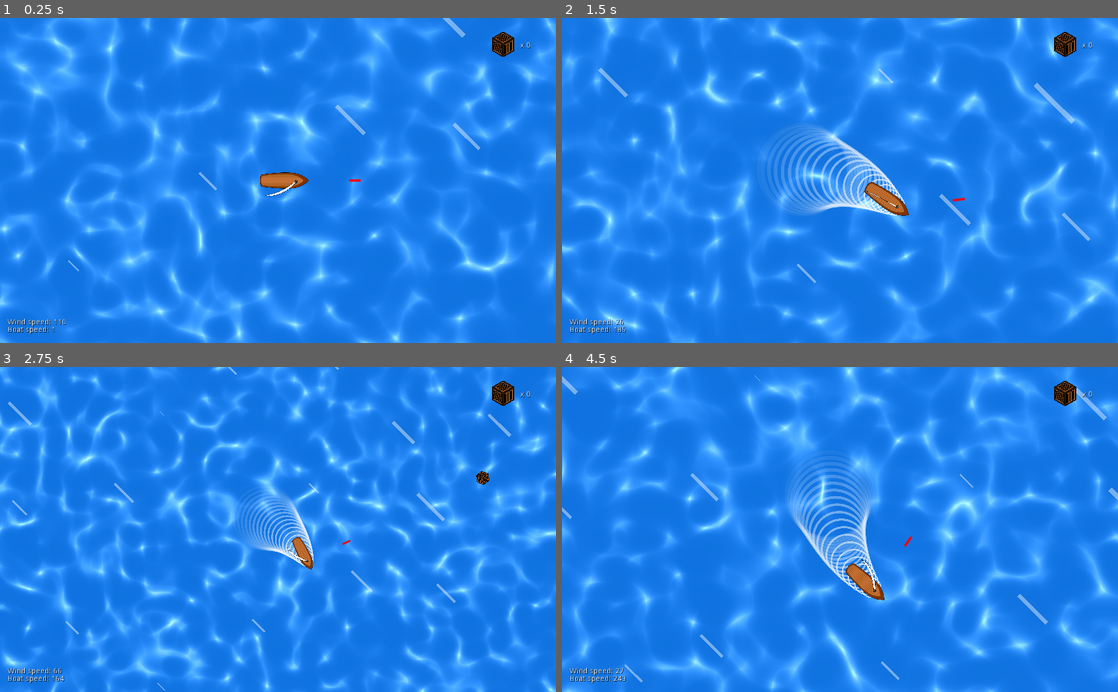
Above: before the commit, frames 1-4 (two rows, left to right).
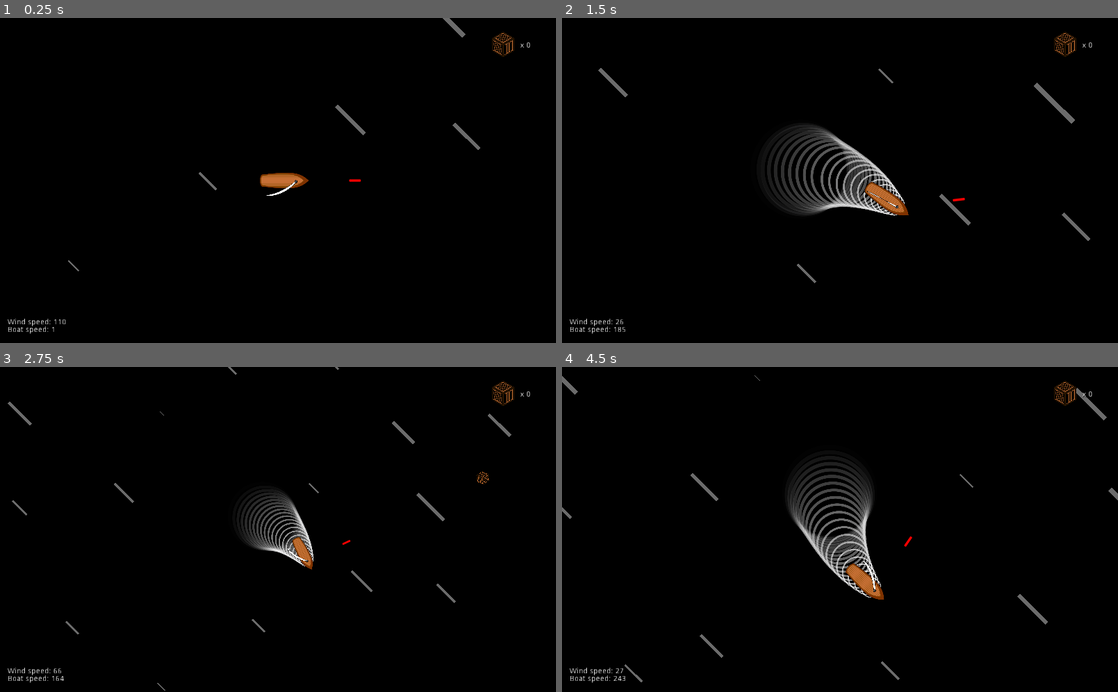
Above: after the commit, the same moments.

Repository: Norodix/SailGame
Game: Godot game, scene res://World.tscn
Same seed, same stepped clock (60 frames per second), same inputs: the game is played once before the commit and once after it.
Inputs (mouse positions are in pixels of both pictures, inside the frame that each line leads up to):
- Up to frame 1 (0.25 s): no input
- Up to frame 2 (1.5 s): move the mouse to (962, 164) at 0.52 s; hold D (right) 0.53-1.28 s; hold W (tighten) 0.53-1.28 s; click (962, 164) at 0.67 s; move the mouse to (728, 196) at 1.27 s; hold S (down) from 1.28 s (still down); tap Mouse wheel up (zoomIn) at 1.35 s
- Up to frame 3 (2.75 s): move the mouse to (333, 458) at 2.02 s; release S (down) at 2.03 s; hold D (right) from 2.03 s (still down); hold Mouse wheel down (zoomOut) from 2.03 s (still down)
- Up to frame 4 (4.5 s): move the mouse to (812, 594) at 2.77 s; release Mouse wheel down (zoomOut) at 2.78 s; tap W (tighten) at 2.85 s; click (812, 594) at 2.92 s; move the mouse to (1006, 578) at 3.52 s; release D (right) at 3.53 s; hold Mouse wheel up (zoomIn) 3.53-4.28 s; hold A (left) from 3.53 s (still down); move the mouse to (673, 480) at 4.27 s; tap Mouse wheel down (zoomOut) at 4.35 s

The runs differ from the first frame. In frame 1, 99% of the frame differs, in the area x 0-100%, y 0-100%; in frame 2, 99%; in frame 3, 99%; in frame 4, 99%.

Commit message:
configured android export and upload

Diff:
--- a/WaterRidged.shader
+++ b/WaterRidged.shader
@@ -50,6 +50,7 @@
 	float multiplier = noise_r * noise_g * noise_b;
 	float newMultiplier = strength * (multiplier*multiplier*multiplier*multiplier);
 	//newMultiplier = multiplier;
+	//newMultiplier = step(0.35, newMultiplier);
 	vec3 white = vec3(1, 1, 1);
 
 	vec3 tint_hsb = rgb2hsb(tint.rgb);
--- a/World.tscn
+++ b/World.tscn
@@ -10,7 +10,7 @@
 [ext_resource path="res://Wind.gd" type="Script" id=8]
 [ext_resource path="res://Art/Ocean/seamless.png" type="Texture" id=9]
 [ext_resource path="res://Wake.gd" type="Script" id=10]
-[ext_resource path="res://WaterRidged.shader" type="Shader" id=11]
+[ext_resource path="res://WaterRidgedNormal.shader" type="Shader" id=11]
 [ext_resource path="res://DebugOverlay.gd" type="Script" id=12]
 [ext_resource path="res://Art/crate.png" type="Texture" id=13]
 [ext_resource path="res://Rocking.shader" type="Shader" id=14]
Not shown: 6 places in World.tscn that only renumber resources
Not shown, changed: export_presets.cfg
Not shown, changed: upload.sh
